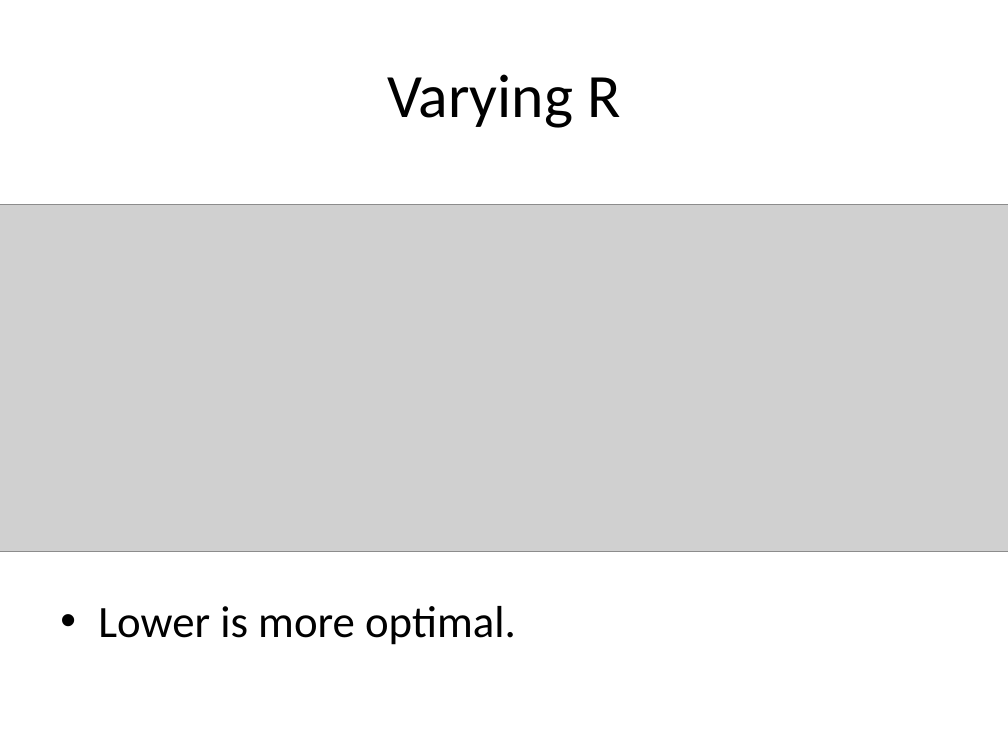
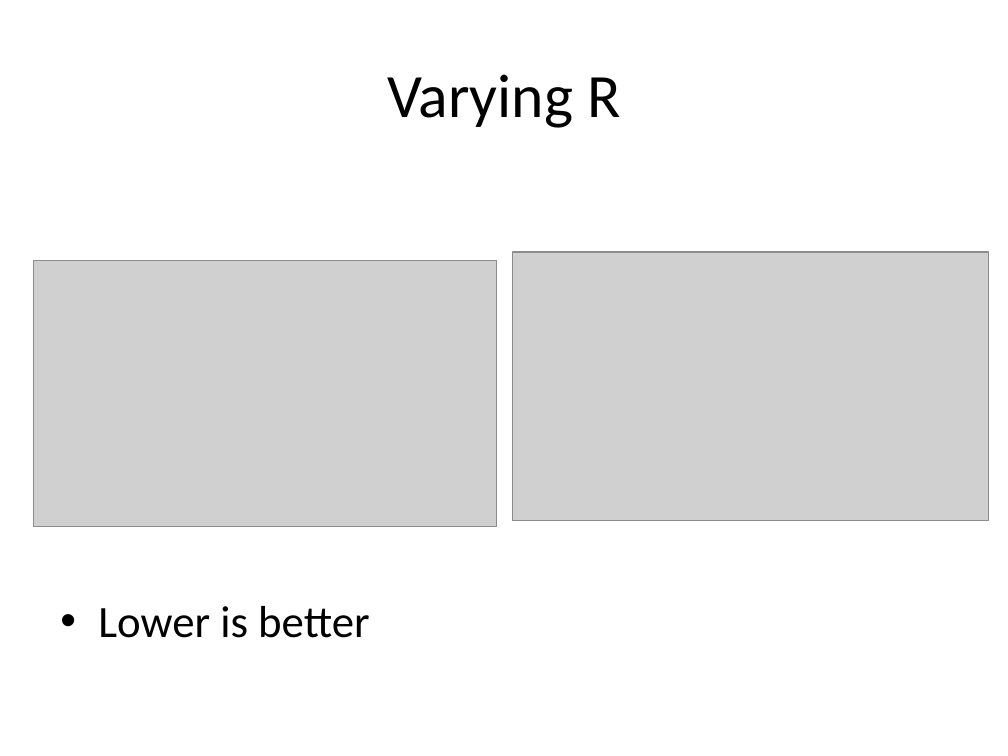
Before and after one commit to rdp/p2pwebclient, a slide deck: slide 27 of thesis_presentation/How to Make the Internet Faster.pptx (slide 26 before the commit). Drawn at 1008x756 pixels with LibreOffice and Linux fonts; fonts in the diff are those of the drawing; grey boxes stand for pictures. Boxes give left, top, right and bottom in pixels: in the first picture for what was removed or moved away, otherwise in the second. Text is boxed around its words. In the diff, an @@ line names an element or a change of style, - is before the commit and + after.

```diff
--- a/thesis_presentation/How to Make the Internet Faster.pptx
+++ b/thesis_presentation/How to Make the Internet Faster.pptx
@@ picture removed at (x1=0, y1=205, x2=1008, y2=552) @@
@@ picture added at (x1=33, y1=260, x2=496, y2=526) @@
@@ picture added at (x1=512, y1=252, x2=988, y2=521) @@
@@ text at (x1=98, y1=606, x2=369, y2=638): text changed @@
-• Lower is more optimal.
+• Lower is better
```
Also in this commit, not shown: 20 other slides changed, 2 slides added, 2 slides removed.
